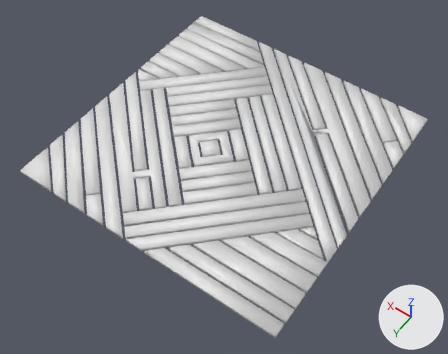
The FBX model Calming Colour/Assets/mosaic/Square.fbx as it was, and as the next commit left it.
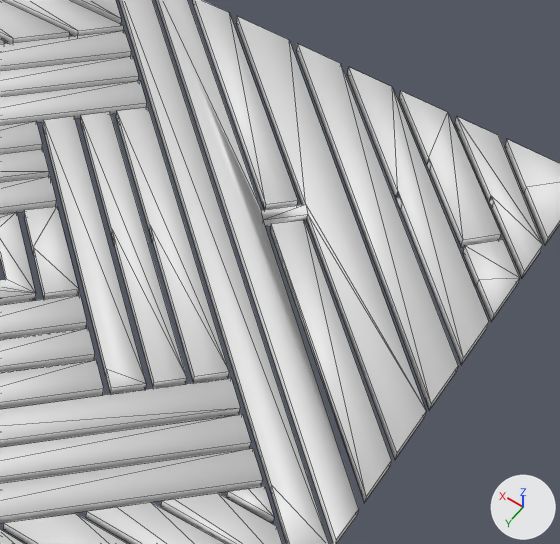
The first picture shows the older version from a 50 mm camera at (-3.57, 5.26, 7.28) aimed at (-0.11, 0.41, -0.34). The close-ups show both versions on the part from 49% to 93% of the width and 16% to 70% of the height of that picture; other places that the commit changed are outside them. Arrows for +X, +Y and +Z are at lower right; the lights stay in place. The close-ups show mesh edges as thin lines.

The older version as bpy lines, for what is in view:
```python
me_trace_171 = bpy.data.meshes.new('Trace.171')
me_trace_171.from_pydata(...)  # 18 vertices, 22 faces; spans x -2.24..1.01, y -2.24..1.25, z -0.06..0.0
me_trace_178 = bpy.data.meshes.new('Trace.178')
me_trace_178.from_pydata(...)  # 24 vertices, 28 faces; spans x -2.24..0.69, y -2.24..0.68, z -0.06..0.0
# before: 0 (-2.24, 0.68, 0.0) at pixel (336, 539), 1 (0.69, -2.24, 0.0), 3 (-2.24, 0.47, 0.0) at pixel (358, 509), 4 (-0.9, -0.89, 0.0) at pixel (263, 219), 12 (-0.86, -0.95, 0.0) at pixel (261, 210)
# before: 13 (-1.04, -1.13, 0.0) at pixel (305, 204), 16 (-1.08, -1.07, 0.0) at pixel (307, 214)
me_trace_193 = bpy.data.meshes.new('Trace.193')
me_trace_193.from_pydata(...)  # 12 vertices, 12 faces; spans x -2.24..-0.7, y -2.24..-0.66, z -0.06..0.0
me_trace_200 = bpy.data.meshes.new('Trace.200')
me_trace_200.from_pydata(...)  # 12 vertices, 12 faces; spans x -2.017..-1.043, y -2.24..-1.396, z -0.06..0.0
ob_trace_134 = bpy.data.objects.new('Trace.134', me_trace_171)
ob_trace_134.location = (0.0, 0.0, 0.0)
ob_trace_141 = bpy.data.objects.new('Trace.141', me_trace_178)
ob_trace_141.location = (0.0, 0.0, 0.0)
ob_trace_156 = bpy.data.objects.new('Trace.156', me_trace_193)
ob_trace_156.location = (0.0, 0.0, 0.0)
ob_trace_163 = bpy.data.objects.new('Trace.163', me_trace_200)
ob_trace_163.location = (0.0, 0.0, 0.0)
# also in view: 'Trace.136' at (-0.07, 0.58, -0.03); 'Trace.149' at (0.86, -0.35, -0.03); 'Trace.148' at (-0.07, -0.04, -0.03); 'Trace.151' at (1.26, -0.91, -0.03); 'Trace.160' at (-2.07, -1.27, -0.03)
```
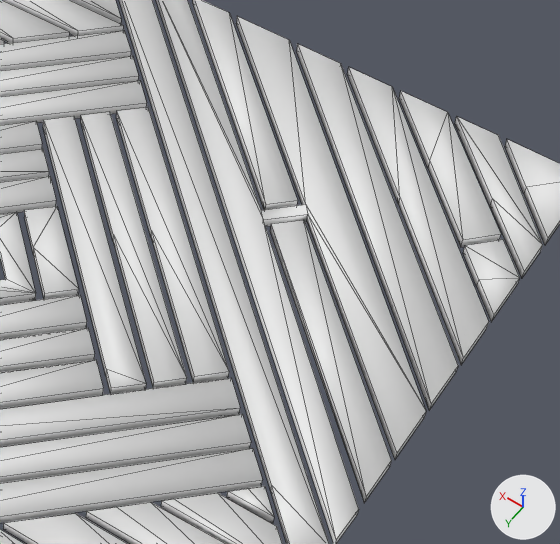
Boxes [x1, y1, x2, y2] around the edits, measured in the close-ups (560 x 544 px; the box of a moved part takes in the faces that stretch with it):
part 1 of me_trace_193, moved or reshaped
    both: [347, 67, 463, 364]
part 2 of me_trace_200, moved or reshaped
    both: [399, 91, 463, 247]
part 3 of me_trace_178, moved or reshaped
    both: [159, 0, 359, 539]

What the commit changed:
me_trace_200 is used by ob_trace_163; location (0.0, 0.0, 0.0).
me_trace_200 had 12 vertices, 12 faces and spanned x -2.017..-1.043, y -2.24..-1.396, z -0.06..0.0.
me_trace_200 now has 10 vertices, 11 faces and spans x -2.017..-1.043, y -2.24..-1.396, z -0.06..0.0.
Part 2, on me_trace_200:
4 vertices are removed from x -1.462..-1.427, y -1.847..-1.811, z -0.06..0.0.
7 faces are deleted.
2 vertices are added at (-1.444, -1.829, 0.0), (-1.444, -1.829, -0.06).
6 new faces join them.
me_trace_178 has 24 vertices, 28 faces and spans x -2.24..0.69, y -2.24..0.68, z -0.06..0.0.
me_trace_178 is used by ob_trace_141; location (0.0, 0.0, 0.0).
Verts and faces of me_trace_178; kept vertices keep their numbers, new ones are numbered from 24.
Part 3, on me_trace_178:
Faces deleted: (0, 3, 4, 12, 1), (4, 13, 12), (4, 16, 13).
New faces: (4, 16, 13, 12), (0, 3, 4), (1, 4, 12), (0, 4, 1).
me_trace_193 is used by ob_trace_156; location (0.0, 0.0, 0.0).
me_trace_193 had 12 vertices, 12 faces and spanned x -2.24..-0.7, y -2.24..-0.66, z -0.06..0.0.
me_trace_193 now has 10 vertices, 11 faces and spans x -2.24..-0.7, y -2.24..-0.66, z -0.06..0.0.
Part 1, on me_trace_193:
4 vertices are removed from x -1.47..-1.4, y -1.52..-1.45, z -0.06..0.0.
7 faces are deleted.
2 vertices are added at (-1.44, -1.48, 0.0), (-1.44, -1.48, -0.06).
6 new faces join them.
